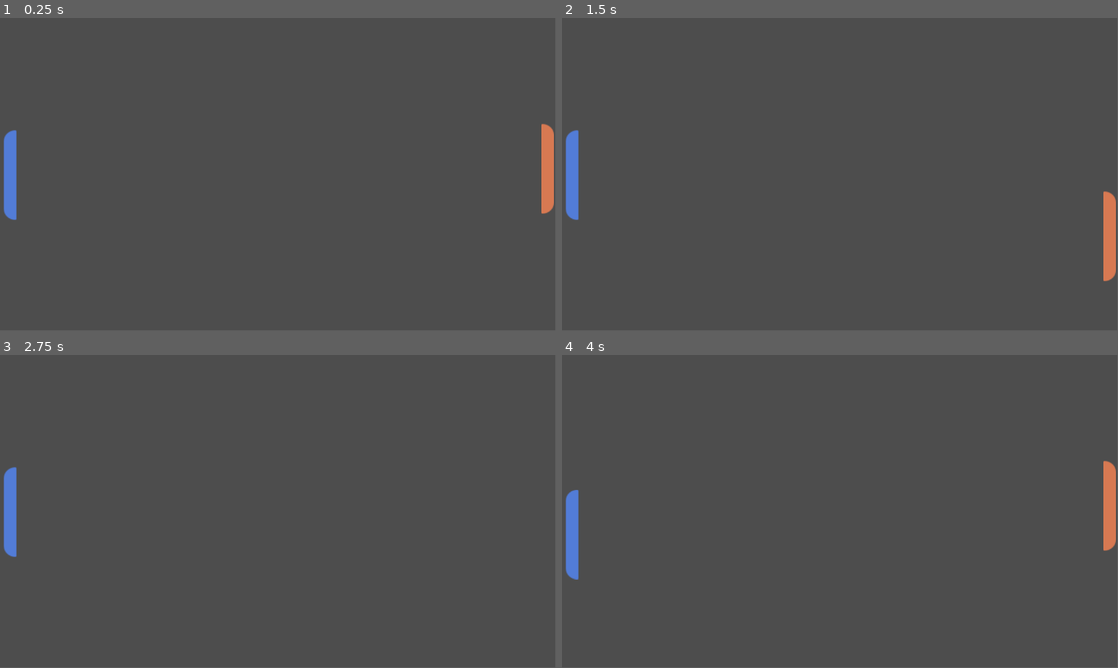
Above: before the commit, frames 1-4 (two rows, left to right).
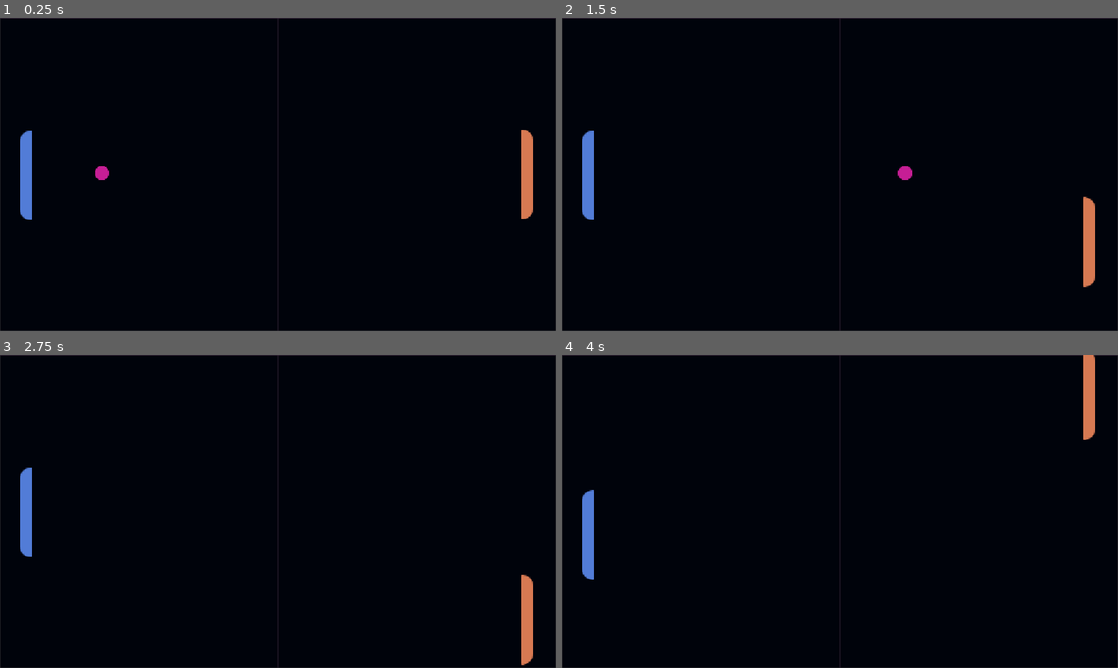
Above: after the commit, the same moments.

Repository: SanaDeghat/Pong
Game: Godot game, scene res://main_page.tscn
Same seed, same stepped clock (60 frames per second), same inputs: the game is played once before the commit and once after it.
Inputs (mouse positions are in pixels of both pictures, inside the frame that each line leads up to):
- Up to frame 1 (0.25 s): no input
- Up to frame 2 (1.5 s): tap Enter at 0.5 s; move the mouse to (962, 158) at 0.52 s; hold Right 0.53-1.28 s; tap S (p2_down) at 0.6 s; click (962, 158) at 0.67 s; move the mouse to (728, 190) at 1.27 s; hold Down (ui_down) from 1.28 s (still down); tap W (p2_up) at 1.35 s
- Up to frame 3 (2.75 s): move the mouse to (333, 442) at 2.02 s; release Down (ui_down) at 2.03 s; hold Right from 2.03 s (still down); tap Alt at 2.1 s
- Up to frame 4 (4 s): move the mouse to (812, 574) at 2.77 s; release Right at 2.78 s; hold Up (ui_up) 2.78-3.53 s; tap Shift at 2.85 s; click (812, 574) at 2.92 s; move the mouse to (1006, 558) at 3.52 s; hold Left from 3.53 s (still down); tap S (p2_down) at 3.6 s
The window is 799x449 before the commit and 800x450 after it. Grey fills any space a smaller window leaves; there, only what the larger window draws over its background counts as a difference.

The runs differ from the first frame. In frame 1, 100% of the frame differs, in the area x 0-100%, y 0-100%; in frame 2, 100%; in frame 3, 100%; in frame 4, 100%.

Commit message:
ball bounces off both sides now (but straight)

Diff:
--- /dev/null
+++ b/pong/ball.gd
@@ -0,0 +1,17 @@
+extends CharacterBody2D
+
+
+const SPEED = 400.0
+var dir = 1
+
+func _physics_process(delta: float) -> void:
+
+
+
+
+	velocity.x = dir* SPEED
+
+	move_and_slide()
+
+func _on_area_2d_body_entered(body: Node2D) -> void:
+	dir*=-1
--- a/pong/character_body_2d.gd
+++ b/pong/character_body_2d.gd
@@ -8,9 +8,11 @@
 		# Get the input direction and handle the movement/deceleration.
 	# As good practice, you should replace UI actions with custom gameplay actions.
 	var direction := Input.get_axis("ui_up", "ui_down")
-	if direction:
+	if direction :
+
 		velocity.y = direction * SPEED
 	else:
 		velocity.y = move_toward(velocity.y, 0, SPEED)
 
 	move_and_slide()
+	position.y = clamp(position.y, -230, 235)
--- a/pong/character_body_2d_2.gd
+++ b/pong/character_body_2d_2.gd
@@ -14,3 +14,4 @@
 		velocity.y = move_toward(velocity.y, 0, SPEED)
 
 	move_and_slide()
+	position.y = clamp(position.y, -230, 235)
--- a/pong/main_page.tscn
+++ b/pong/main_page.tscn
@@ -1,13 +1,32 @@
 [gd_scene format=3 uid="uid://m76mxnietku0"]
 
+[ext_resource type="Texture2D" uid="uid://ccvu66v50xu03" path="res://assets/Board.png" id="1_75dro"]
 [ext_resource type="Script" uid="uid://cmj1f40mksnwd" path="res://character_body_2d.gd" id="1_j0gr7"]
 [ext_resource type="Texture2D" uid="uid://b2asn8stkjhnw" path="res://assets/Player.png" id="2_5mpow"]
 [ext_resource type="Texture2D" uid="uid://bwx67w3sbgm8i" path="res://assets/Computer.png" id="2_q3btt"]
 [ext_resource type="Script" uid="uid://di5ppvip4tqe4" path="res://character_body_2d_2.gd" id="3_5mpow"]
+[ext_resource type="Script" uid="uid://c5ktme8hejuti" path="res://ball.gd" id="6_btl6j"]
+[ext_resource type="Texture2D" uid="uid://yvr31h8u2yoa" path="res://assets/Ball.png" id="6_pbtym"]
+
+[sub_resource type="RectangleShape2D" id="RectangleShape2D_75dro"]
+size = Vector2(28, 186)
+
+[sub_resource type="RectangleShape2D" id="RectangleShape2D_pbtym"]
+size = Vector2(24, 190)
+
+[sub_resource type="CircleShape2D" id="CircleShape2D_q3b50"]
+radius = 16.03122
 
 [node name="Node2D" type="Node2D" unique_id=302114256]
 
+[node name="Sprite2D" type="Sprite2D" parent="." unique_id=2033655986]
+texture_filter = 2
+position = Vector2(576, 324)
+scale = Vector2(1.4364089, 1.4241759)
+texture = ExtResource("1_75dro")
+
 [node name="CharacterBody2D" type="CharacterBody2D" parent="." unique_id=1375709547]
+position = Vector2(-44, 11)
 script = ExtResource("1_j0gr7")
 
 [node name="Sprite2D" type="Sprite2D" parent="CharacterBody2D" unique_id=459063881]
@@ -15,10 +34,36 @@
 scale = Vector2(1.55, 1.55)
 texture = ExtResource("2_5mpow")
 
+[node name="CollisionShape2D" type="CollisionShape2D" parent="CharacterBody2D" unique_id=2123445351]
+position = Vector2(1135, 315)
+shape = SubResource("RectangleShape2D_75dro")
+
 [node name="CharacterBody2D2" type="CharacterBody2D" parent="." unique_id=1567562501]
+position = Vector2(33, 0)
 script = ExtResource("3_5mpow")
 
 [node name="Sprite2D" type="Sprite2D" parent="CharacterBody2D2" unique_id=1373750807]
 position = Vector2(21.00003, 326.00003)
 scale = Vector2(1.55, 1.55)
 texture = ExtResource("2_q3btt")
+
+[node name="CollisionShape2D" type="CollisionShape2D" parent="CharacterBody2D2" unique_id=479523137]
+position = Vector2(22, 327)
+shape = SubResource("RectangleShape2D_pbtym")
+
+[node name="CharacterBody2D3" type="CharacterBody2D" parent="." unique_id=193951003]
+script = ExtResource("6_btl6j")
+
+[node name="Sprite2D" type="Sprite2D" parent="CharacterBody2D3" unique_id=47610442]
+position = Vector2(111, 321)
+texture = ExtResource("6_pbtym")
+
+[node name="Area2D" type="Area2D" parent="CharacterBody2D3" unique_id=934225098]
+
+[node name="CollisionShape2D" type="CollisionShape2D" parent="CharacterBody2D3/Area2D" unique_id=1571522813]
+position = Vector2(111, 321)
+shape = SubResource("CircleShape2D_q3b50")
+
+[connection signal="area_entered" from="CharacterBody2D3/Area2D" to="CharacterBody2D3" method="_on_area_2d_area_entered"]
+[connection signal="area_shape_entered" from="CharacterBody2D3/Area2D" to="CharacterBody2D3" method="_on_area_2d_area_shape_entered"]
+[connection signal="body_entered" from="CharacterBody2D3/Area2D" to="CharacterBody2D3" method="_on_area_2d_body_entered"]
--- a/pong/project.godot
+++ b/pong/project.godot
@@ -14,6 +14,11 @@
 run/main_scene="res://main_page.tscn"
 config/features=PackedStringArray("4.6", "GL Compatibility")
 config/icon="res://icon.svg"
+
+[display]
+
+window/size/mode=2
+window/stretch/mode="canvas_items"
 
 [editor_plugins]
 
Binary file added: pong/assets/Ball.png
Not shown, added: pong/assets/Ball.png.import
Binary file added: pong/assets/BallMotion.png
Not shown, added: pong/assets/BallMotion.png.import
Binary file added: pong/assets/Board.png
Not shown, added: pong/assets/Board.png.import
Binary file added: pong/assets/ScoreBar.png
Not shown, added: pong/assets/ScoreBar.png.import
Not shown, added: pong/ball.gd.uid
